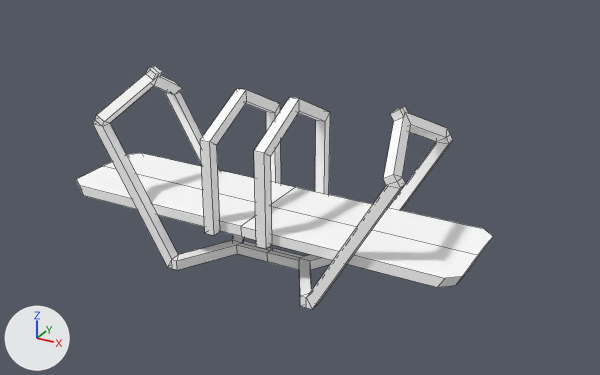
Before and after pictures for a commit that changed the Blender file assets/tram.blend.
The view is the same before and after, from a 50 mm camera at (10.9, -18.05, 8.92) aimed at (0.81, 0.31, -0.25). The axes (+X, +Y, +Z) are drawn at lower left. The lights are the same throughout. Mesh edges are drawn as thin lines.
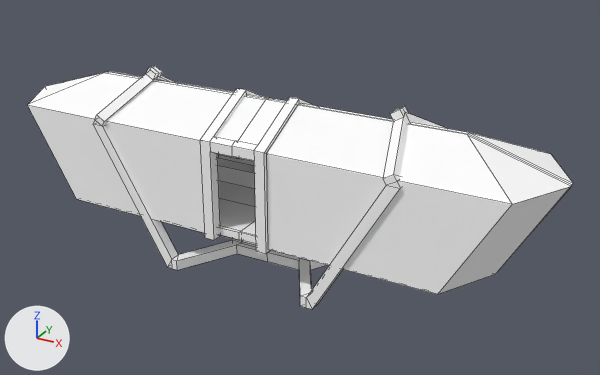
Changed parts and their boxes (x1, y1, x2, y2) in the pictures (600 x 375 px; the box of a moved part takes in the faces that stretch with it):
'Circle', reshaped (31% wider): before (76, 66, 493, 309); after (28, 66, 573, 309)
part 1 of me_circle, added: after (28, 71, 573, 294)
part 2 of me_circle, added: after (217, 154, 255, 189)
part 3 of me_circle, moved or reshaped: before (76, 105, 493, 287); after (200, 89, 299, 254)

The change in detail:
Material 'Material.001' (mat_material_001) is new.
Its base color is (1.0, 1.0, 1.0) (white #ffffff).
me_circle is used by ob_circle; location (0.0, 0.0, 0.0).
me_circle had 58 vertices, 45 faces and spanned x -6.02..0.0, y -1.78..0.0, z -2.56..2.61.
me_circle now has 139 vertices, 109 faces, 2 loose edges and spans x -7.98..0.0, y -1.78..0.0, z -2.56..2.61.
me_circle part 1: a new loose piece of 49 vertices spanning x -7.98..0.0, y -1.69..0.0, z -1.3..2.25.
me_circle part 2: a new loose piece of 16 vertices spanning x -2.83..-1.0, y -1.58..-1.08, z -1.0..0.0, in mat_material (white #ffffff).
me_circle part 3: 2 vertices moved from x -0.96, y -1.78..-1.48, z -1.16 to x -0.96, y -1.78..-1.48, z -1.3; 12 vertices removed from x -6.02..0.0, y -1.78..0.0, z -1.16..-0.86; 12 vertices added at x -0.66..0.0, y -1.78..-1.33, z -1.3..1.59.
me_circle now uses material mat_material_001 (white #ffffff).
